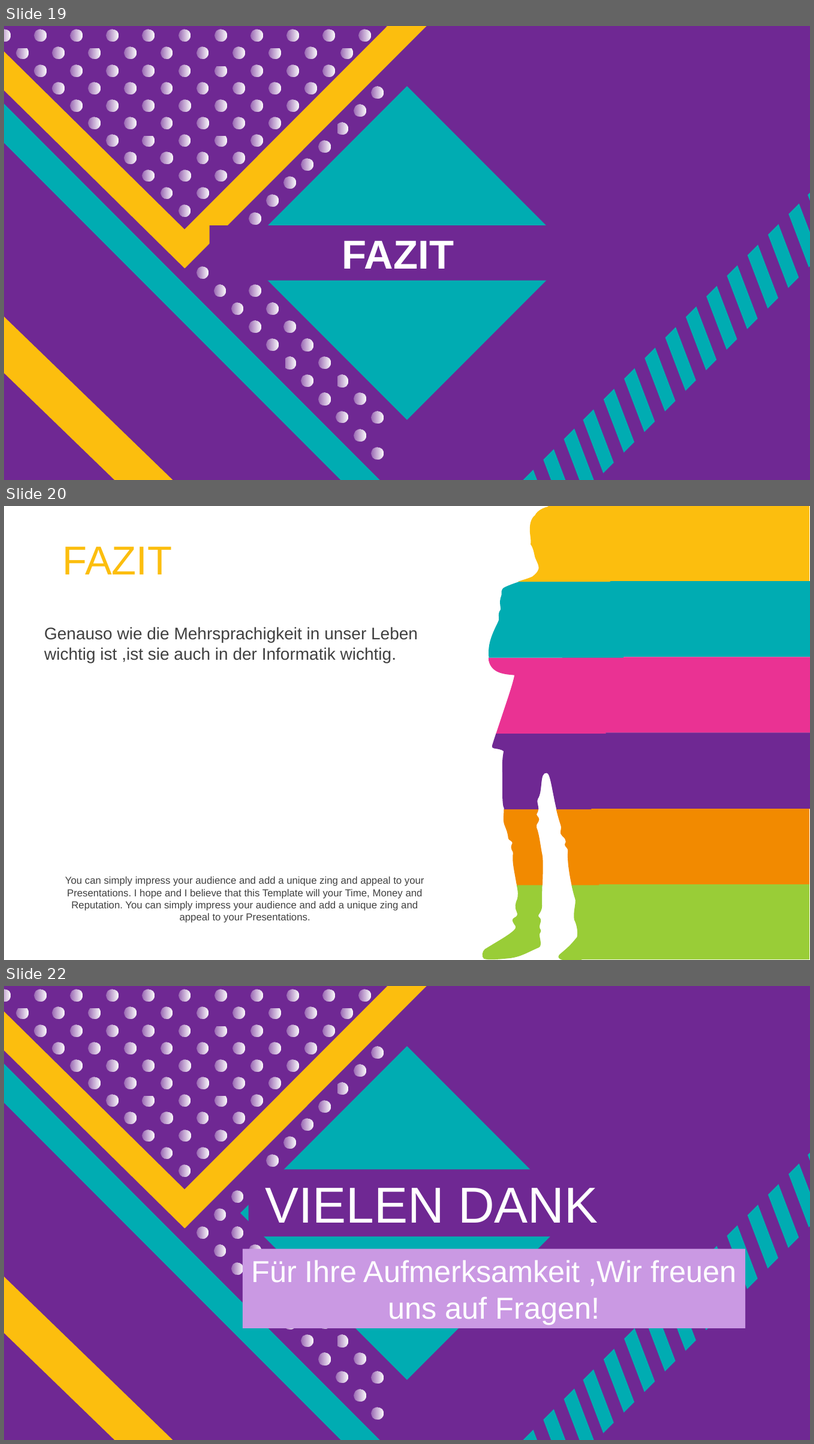
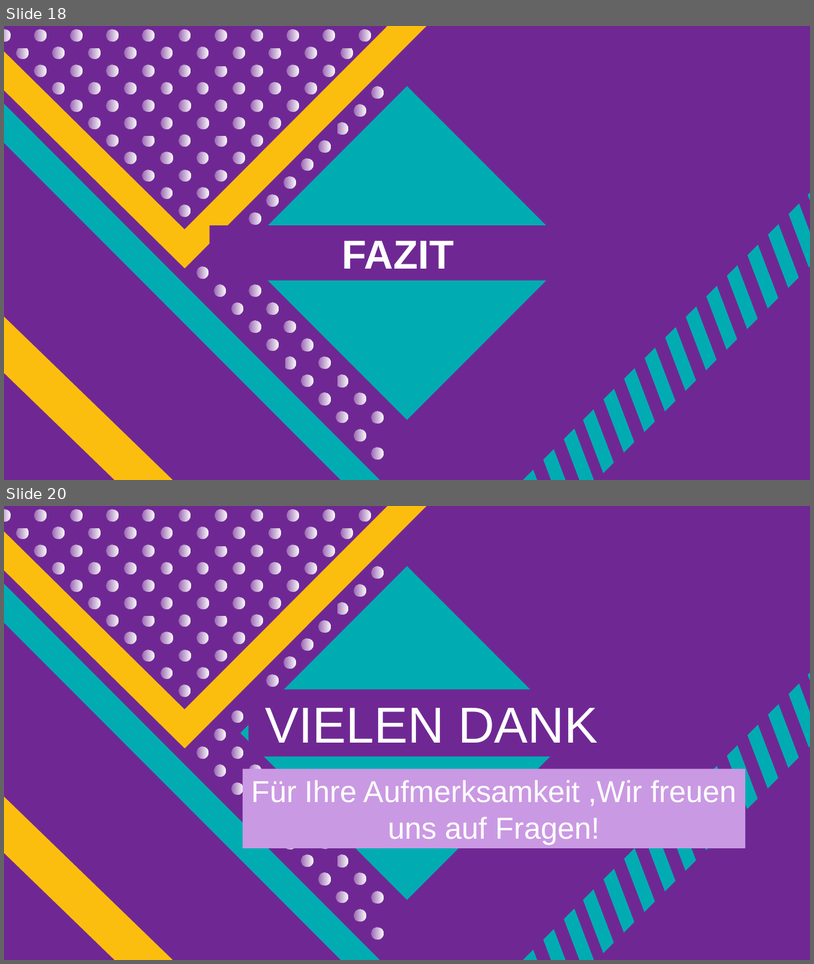
Before and after one commit to Eyssamsh/gui, a slide deck: guiProjekt/downloads/Final Präsentation Mehrsprachigkeit.pptx. Shown one above the other, each under a label of ours: slides 19, 20 and 22 before the commit, slides 18 and 20 after it; the slides between them are not shown. The pictures are 814x1444 and 814x964 pixels, drawn with LibreOffice and Linux fonts; fonts in the diff are those of the drawing. Boxes give left, top, right and bottom in pixels: in the first picture for what was removed or moved away, otherwise in the second. Text is boxed around its words. In the diff, an @@ line names an element or a change of style, - is before the commit and + after.

```diff
--- a/guiProjekt/downloads/Final Präsentation Mehrsprachigkeit.pptx
+++ b/guiProjekt/downloads/Final Präsentation Mehrsprachigkeit.pptx
@@ slide 20 removed at [4,506,810,960], background #FFFFFF @@
@@ group removed at [483,506,626,960]: 6 freeform shapes @@
@@ text removed at [63,546,173,574] @@
-FAZIT
@@ text removed at [44,627,418,663] @@
-Genauso wie die Mehrsprachigkeit in unser Leben wichtig ist ,ist sie auch in der Informatik wichtig.
@@ text removed at [65,876,425,922] @@
-You can simply impress your audience and add a unique zing and appeal to your Presentations. I hope and I believe that this Template will your Time, Money and Reputation. You can simply impress your audience and add a unique zing and appeal to your Presentations.
@@ group removed at [548,506,810,959]: 6 rectangles @@
@@ what was slide 19 is now slide 18 @@
@@ what was slide 22 is now slide 20 @@
```
Also in this commit, not shown: 10 slides changed, 2 slides added, 3 other slides removed.
